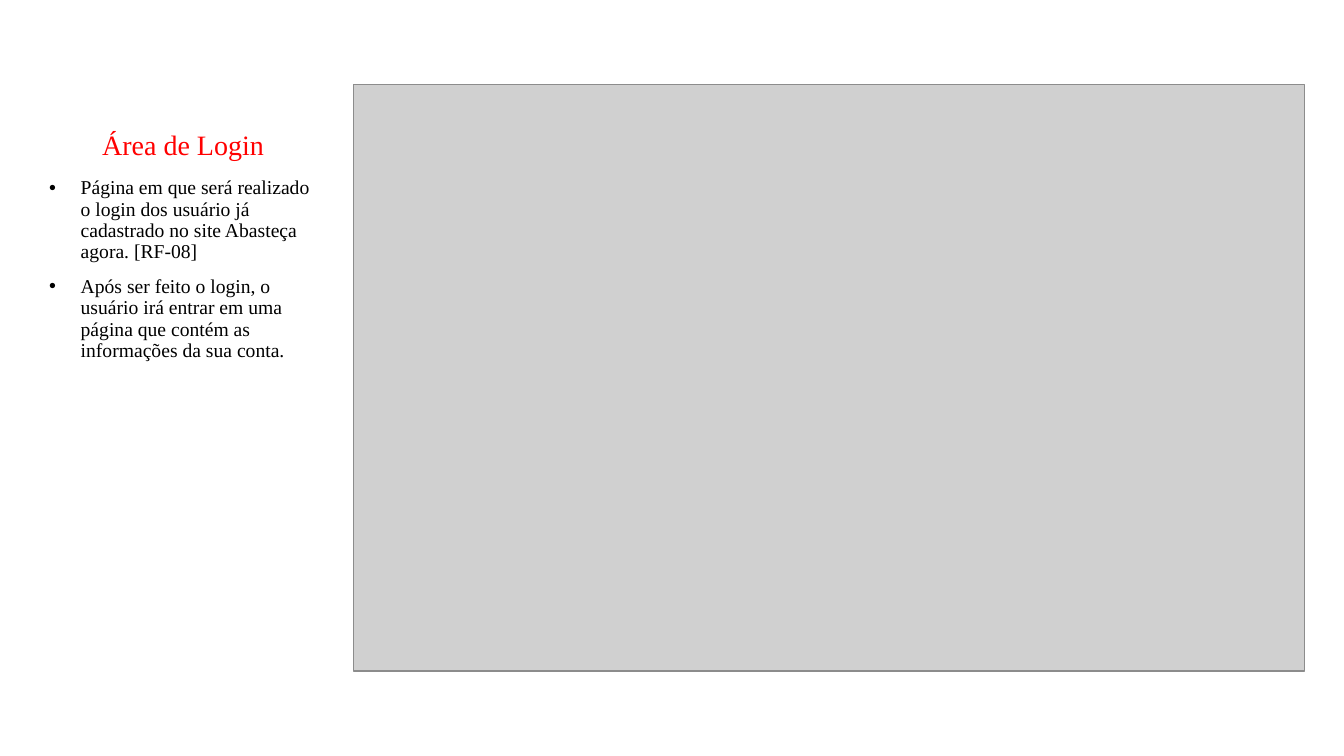
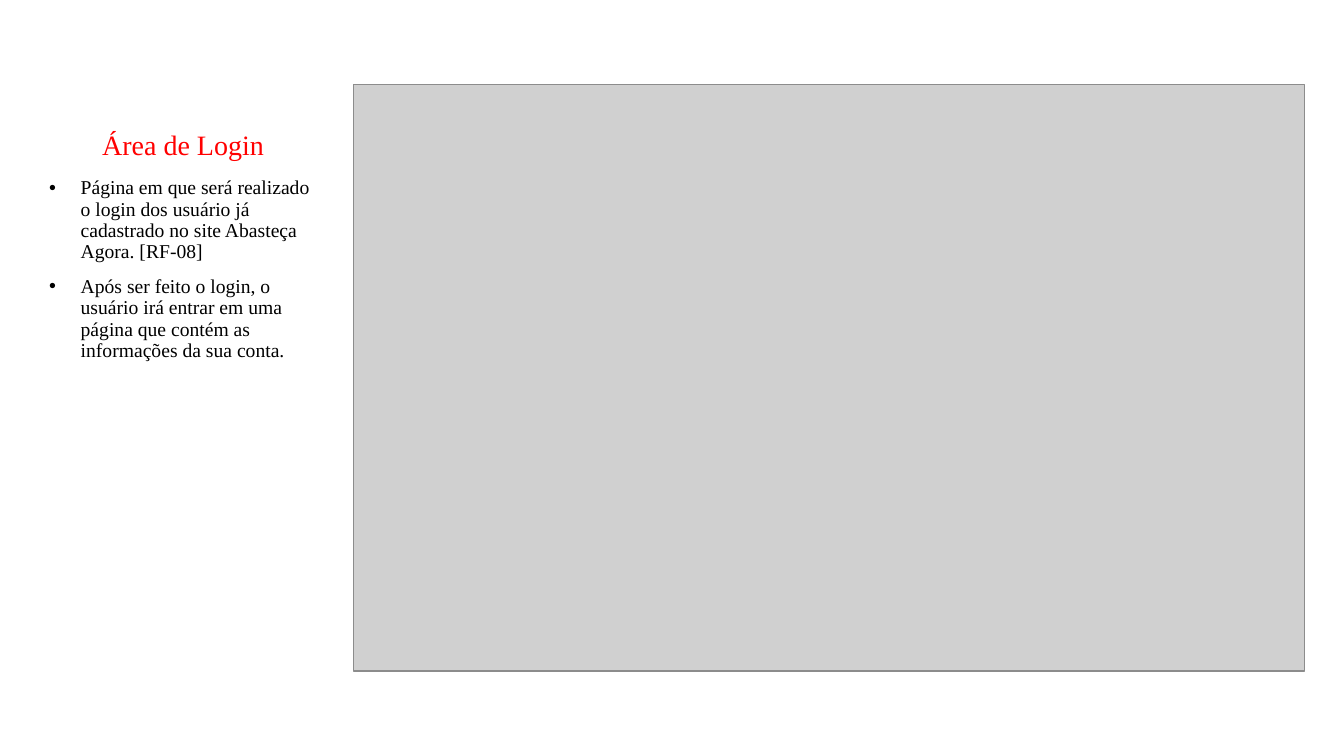
Before and after one commit to ICEI-PUC-Minas-PMV-ADS/pmv-ads-2021-2-e1-proj-web-t5-g3-controle-precos, a slide deck: slide 6 of Apresentação do projeto.pptx. Drawn at 1344x756 pixels with LibreOffice and Linux fonts; fonts in the diff are those of the drawing; grey boxes stand for pictures. Boxes give left, top, right and bottom in pixels: in the first picture for what was removed or moved away, otherwise in the second. Text is boxed around its words. In the diff, an @@ line names an element or a change of style, - is before the commit and + after.

```diff
--- a/Apresentação do projeto.pptx
+++ b/Apresentação do projeto.pptx
@@ subtitle at (81, 180, 310, 263): text changed @@
-• Página em que será realizado o login dos usuário já cadastrado no site Abasteça agora. [RF-08]
+• Página em que será realizado o login dos usuário já cadastrado no site Abasteça Agora. [RF-08]
```
Also in this commit, not shown: 1 other slide changed, 2 slides added, 2 slides removed.
